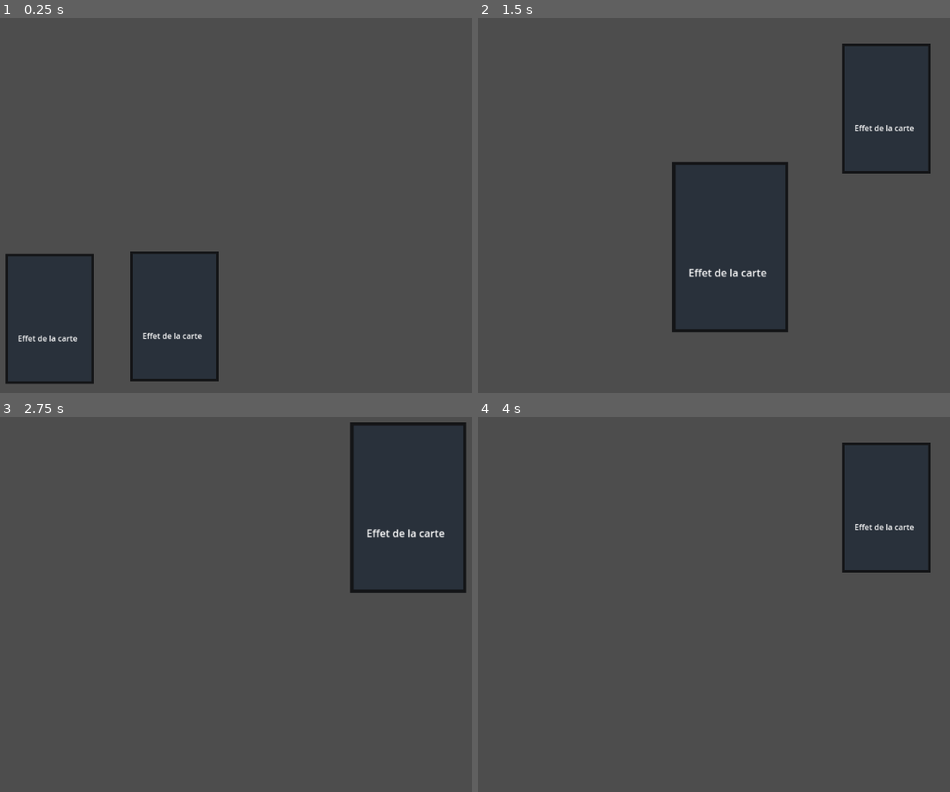
Above: before the commit, frames 1-4 (two rows, left to right).
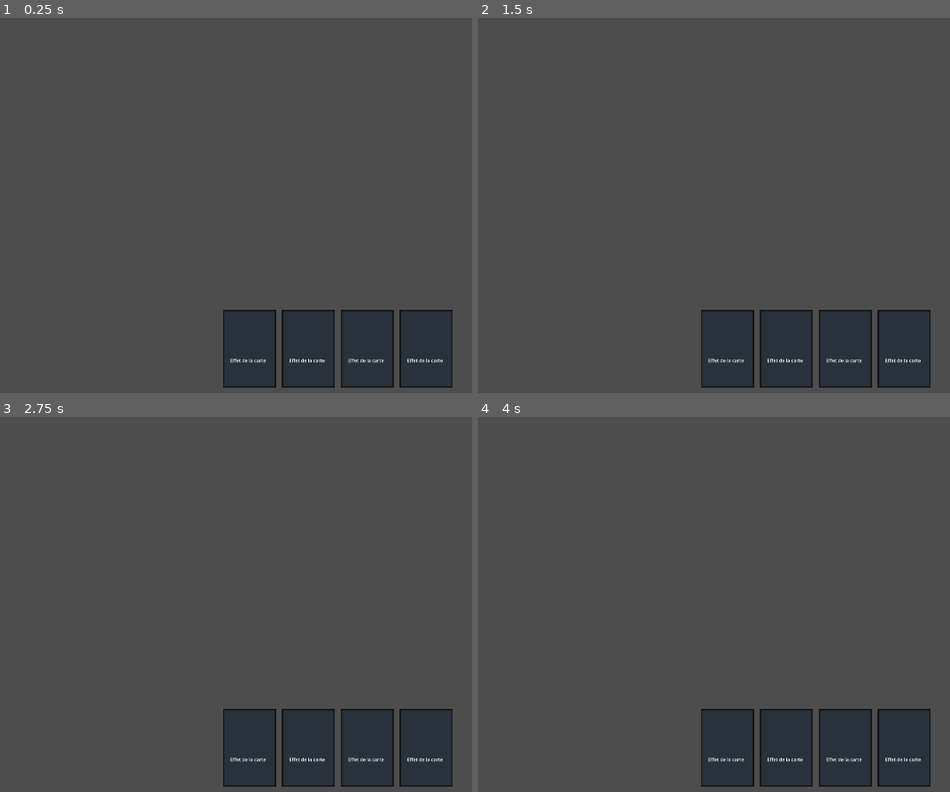
Above: after the commit, the same moments.

Repository: Pyropingouin/GameJam2025
Game: Godot game, scene res://Scenes/main.tscn
The game is run twice, just before and just after one commit, with the same random seed, the same clock (stepped at 60 frames per second) and the same inputs.
Inputs (mouse positions are in pixels of both pictures, inside the frame that each line leads up to):
- Up to frame 1 (0.25 s): no input
- Up to frame 2 (1.5 s): tap Enter at 0.5 s; drag from (525, 318) to (888, 108) at 0.52 s; tap Space at 1.25 s; drag from (652, 318) to (883, 108) at 1.27 s
- Up to frame 3 (2.75 s): tap Enter at 2 s; move the mouse to (410, 507) at 2.02 s; click (410, 507) at 2.17 s
- Up to frame 4 (4 s): tap Space at 2.75 s; drag from (780, 675) to (883, 507) at 2.77 s; tap Enter at 3.5 s; move the mouse to (outside the picture) at 3.52 s; click (outside the picture) at 3.67 s

The runs differ from the first frame. In frame 1, 22% of the frame differs, in the area x 1-96%, y 62-99%; in frame 2, 25%, in the area x 41-96%, y 6-99%; in frame 3, 20%; in frame 4, 16%.

Commit message:
Player Hand

Diff:
--- a/gamejam2025/Scenes/main.tscn
+++ b/gamejam2025/Scenes/main.tscn
@@ -1,19 +1,16 @@
 [gd_scene load_steps=4 format=3 uid="uid://dhi4ubpsbjwht"]
 
 [ext_resource type="Script" path="res://Scripts/card_manager.gd" id="1_jcl2g"]
-[ext_resource type="PackedScene" uid="uid://e6jxvndb0jae" path="res://Scenes/card.tscn" id="1_qwpo6"]
 [ext_resource type="Script" path="res://Scripts/input_manager.gd" id="2_pow3f"]
+[ext_resource type="Script" path="res://Scripts/player_hand.gd" id="4_pwind"]
 
 [node name="Main" type="Node2D"]
 
 [node name="CardManager" type="Node2D" parent="."]
 script = ExtResource("1_jcl2g")
 
-[node name="Card" parent="CardManager" instance=ExtResource("1_qwpo6")]
-position = Vector2(107, 524)
-
-[node name="Card2" parent="CardManager" instance=ExtResource("1_qwpo6")]
-position = Vector2(310, 520)
-
 [node name="InputManager" type="Node2D" parent="."]
 script = ExtResource("2_pow3f")
+
+[node name="PlayerHand" type="Node2D" parent="."]
+script = ExtResource("4_pwind")
--- a/gamejam2025/Scripts/card.gd
+++ b/gamejam2025/Scripts/card.gd
@@ -2,6 +2,8 @@
 
 signal hovered
 signal hovered_off
+
+var hand_position
 
 func _ready() -> void:
 	# !! Toutes les cartes doivent être enfant de CardManager !!
--- a/gamejam2025/Scripts/card_manager.gd
+++ b/gamejam2025/Scripts/card_manager.gd
@@ -3,8 +3,10 @@
 const CARD_COLLISION_MASK = 1
 const DEFAULT_CARD_SCALE = 0.8
 const CARD_BIGGER_SCALE = 1.05
+const DEFAULT_CARD_MOVE_SPEED = 0.1
 
 @onready var input_manager: Node2D = $"../InputManager"
+@onready var player_hand: Node2D = $"../PlayerHand"
 
 var screen_size
 var card_being_dragged
@@ -61,10 +63,13 @@
 
 func finish_drag():
 	print("Finish drag")
+
+	# Si on ne sélectionne pas l'ennemi?
+	var jambon = false
+	if !jambon:
+		player_hand.add_card_to_hand(card_being_dragged, DEFAULT_CARD_MOVE_SPEED)
+
 	card_being_dragged = null
-
-func draw_card():
-	pass
 
 func connect_card_signals(card):
 	card.connect("hovered", on_hovered_over_card)
@@ -97,3 +102,6 @@
 	else:
 		card.scale = Vector2(DEFAULT_CARD_SCALE, DEFAULT_CARD_SCALE)
 		card.z_index = 1
+
+func draw_card():
+	pass
--- /dev/null
+++ b/gamejam2025/Scripts/player_hand.gd
@@ -0,0 +1,54 @@
+extends Node2D
+
+const HAND_COUNT = 4
+const CARD_SCENE_PATH = "res://Scenes/card.tscn"
+const CARD_WIDTH = 160
+const HAND_Y_POSIION = 955
+const DEFAULT_CARD_MOVE_SPEED = 0.1
+
+@onready var card_manager: Node2D = $"../CardManager"
+
+var player_hand = []
+var center_screen_x
+
+func _ready() -> void:
+	center_screen_x = get_viewport_rect().size.x / 2
+
+	var card_scene = preload(CARD_SCENE_PATH)
+	for i in range(HAND_COUNT):
+		var new_card = card_scene.instantiate()
+		card_manager.add_child(new_card)
+		new_card.name = "Card"
+		add_card_to_hand(new_card, DEFAULT_CARD_MOVE_SPEED)
+
+func add_card_to_hand(card, speed):
+	# Lorsque call dans _ready()
+	if card not in player_hand:
+		player_hand.insert(0, card)
+		update_hand_positions(speed)
+
+	# Lorsque call dans drag
+	else:
+		animate_card_to_position(card, card.hand_position, DEFAULT_CARD_MOVE_SPEED)
+
+func update_hand_positions(speed):
+	for i in range(player_hand.size()):
+		## Get la nouvelle position de la carte à partir de l'index
+		var new_position = Vector2(calculate_card_position(i), HAND_Y_POSIION)
+		var card = player_hand[i]
+		card.hand_position = new_position
+		animate_card_to_position(card, new_position, speed)
+
+func calculate_card_position(index):
+	var total_width = (player_hand.size() - 1) * CARD_WIDTH
+	var x_offset = center_screen_x + index * CARD_WIDTH - total_width / 2
+	return x_offset
+
+func animate_card_to_position(card, new_position, speed):
+	var tween = get_tree().create_tween()
+	tween.tween_property(card, "position", new_position, speed)
+
+func remove_card_from_hand(card):
+	if card in player_hand:
+		player_hand.erase(card)
+		update_hand_positions(DEFAULT_CARD_MOVE_SPEED)
--- a/gamejam2025/project.godot
+++ b/gamejam2025/project.godot
@@ -17,4 +17,6 @@
 
 [display]
 
+window/size/viewport_width=1920
+window/size/viewport_height=1080
 window/vsync/vsync_mode=0
